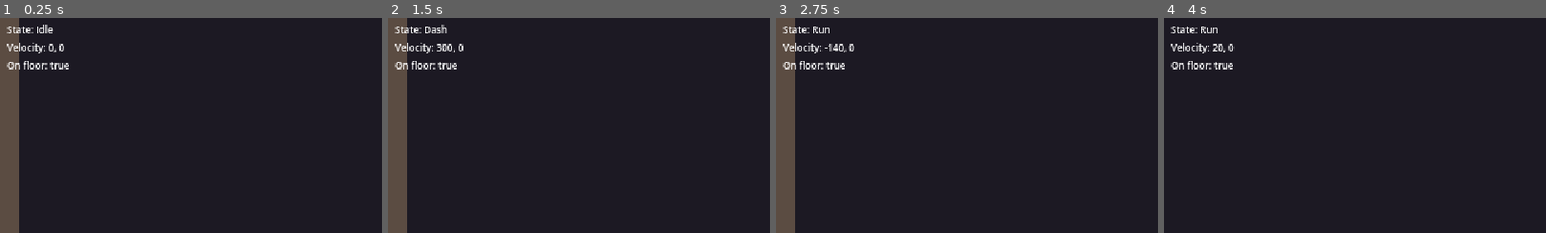
Above: before the commit, frames 1-4 (left to right).
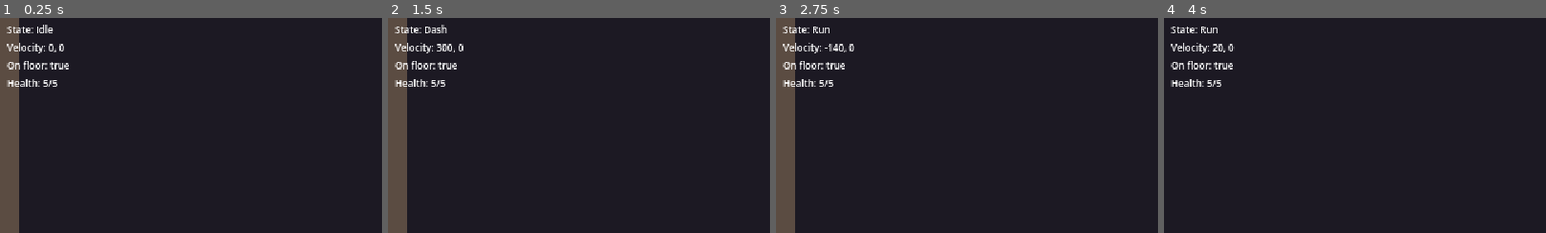
Above: after the commit, the same moments.

Repository: yuriisytnyk1996/The-Last-Sich
Game: Godot game, scene res://levels/test_room.tscn
Two runs of this game, one before a commit and one after it. Both use one fixed random seed, a clock stepped at 60 frames per second and the inputs below.
Inputs:
- Up to frame 1 (0.25 s): no input
- Up to frame 2 (1.5 s): tap Enter at 0.5 s; hold D (move_right) from 0.53 s (still down); tap J (attack) at 0.6 s; tap Space (jump) at 0.77 s; tap K (dash) at 1.35 s
- Up to frame 3 (2.75 s): tap Space (jump) at 1.52 s; release D (move_right) at 2.03 s; hold A (move_left) from 2.03 s (still down); tap J (attack) at 2.1 s
- Up to frame 4 (4 s): release A (move_left) at 2.78 s; hold D (move_right) from 2.78 s (still down); tap K (dash) at 2.85 s; tap Space (jump) at 3.02, 3.77 s; tap J (attack) at 3.6 s
The pictures show only the part of the screen within x 0-50%, y 0-50%; the shares and areas given below are measured in that part.

The runs differ from the first frame. In frame 1, 0.3% of the frame differs, in the area x 1-15%, y 28-32%; in frame 2, 0.3%; in frame 3, 0.3%; in frame 4, 0.3%.

Commit message:
feat(player): add health, hurt state with knockback, invincibility and death
The player now has a Health and a Hurtbox (enemy_attacks and hazards).
A hit knocks the player up and away with no control for a short time,
followed by blinking invincibility. At zero health the player enters a
Dead state and asks the room to respawn them at full health.

Hitboxes can be marked continuous so hazards hit again when a hurtbox's
invincibility ends while still inside them. The test room gains spikes.

Diff:
--- a/actors/player/player.gd
+++ b/actors/player/player.gd
@@ -42,7 +42,19 @@
 ## Diagonals below this give a side attack.
 @export_range(0.0, 1.0) var attack_vertical_threshold := 0.75
 
+@export_group("Hurt")
+## Seconds without control after a hit.
+@export var hurt_duration := 0.3
+## Speed away from the hit (x) and upward pop (y), in px/s.
+@export var hurt_knockback := Vector2(160.0, 140.0)
+## Immunity after a hit (s), counted from the hit. Outlasts `hurt_duration`.
+@export var invincibility_time := 1.0
+## Seconds the body lies still before the room respawns the player.
+@export var death_delay := 1.0
+
 var facing := 1
+## Direction of the last hit's knockback: 1 pushes right, -1 pushes left.
+var hurt_direction := 1
 
 var _coyote_timer := 0.0
 var _jump_buffer_timer := 0.0
@@ -57,6 +69,14 @@
 @onready var visual: Node2D = $Visual
 @onready var camera: Camera2D = $Camera2D
 @onready var state_machine: StateMachine = $StateMachine
+@onready var health: Health = $Health
+@onready var hurtbox: Hurtbox = $Hurtbox
+
+
+func _ready() -> void:
+	hurtbox.invincibility_time = invincibility_time
+	hurtbox.hurt.connect(_on_hurt)
+	health.died.connect(_on_died)
 
 
 func _physics_process(delta: float) -> void:
@@ -156,5 +176,24 @@
 func respawn(at: Vector2) -> void:
 	global_position = at
 	velocity = Vector2.ZERO
+	health.reset()
+	hurtbox.clear_invincibility()
 	camera.reset_smoothing.call_deferred()
 	state_machine.transition_to(PlayerState.IDLE)
+
+
+# --- Damage ---
+
+
+func _on_hurt(hitbox: Hitbox) -> void:
+	# Pushed the way the hit points; hazards that push straight up
+	# push away from their centre instead.
+	var direction := signf(hitbox.get_knockback().x)
+	if direction == 0.0:
+		direction = signf(global_position.x - hitbox.global_position.x)
+	hurt_direction = int(direction) if direction != 0.0 else -facing
+	state_machine.transition_to(PlayerState.HURT)
+
+
+func _on_died() -> void:
+	state_machine.transition_to(PlayerState.DEAD)
--- a/actors/player/player.tscn
+++ b/actors/player/player.tscn
@@ -11,6 +11,11 @@
 [ext_resource type="Script" path="res://actors/player/states/attacks/up_attack.gd" id="10_up_attack"]
 [ext_resource type="Script" path="res://actors/player/states/attacks/crouch_attack.gd" id="11_crouch_attack"]
 [ext_resource type="Script" path="res://components/combat/hitbox.gd" id="9_hitbox"]
+[ext_resource type="Script" path="res://actors/player/states/hurt.gd" id="12_hurt"]
+[ext_resource type="Script" path="res://actors/player/states/dead.gd" id="13_dead"]
+[ext_resource type="Script" path="res://components/combat/health.gd" id="14_health"]
+[ext_resource type="Script" path="res://components/combat/hurtbox.gd" id="15_hurtbox"]
+[ext_resource type="Script" path="res://components/combat/invincibility_blink.gd" id="16_blink"]
 
 [sub_resource type="RectangleShape2D" id="body_shape"]
 size = Vector2(12, 30)
@@ -23,6 +28,9 @@
 
 [sub_resource type="RectangleShape2D" id="crouch_attack_shape"]
 size = Vector2(22, 10)
+
+[sub_resource type="RectangleShape2D" id="hurtbox_shape"]
+size = Vector2(10, 26)
 
 [node name="Player" type="CharacterBody2D" groups=["player"]]
 collision_layer = 2
@@ -113,6 +121,25 @@
 mouse_filter = 2
 color = Color(0.95, 0.92, 0.8, 0.6)
 
+[node name="Health" type="Node" parent="."]
+script = ExtResource("14_health")
+
+[node name="Hurtbox" type="Area2D" parent="." node_paths=PackedStringArray("health")]
+collision_layer = 0
+collision_mask = 48
+monitorable = false
+script = ExtResource("15_hurtbox")
+health = NodePath("../Health")
+
+[node name="Shape" type="CollisionShape2D" parent="Hurtbox"]
+position = Vector2(0, -14)
+shape = SubResource("hurtbox_shape")
+
+[node name="InvincibilityBlink" type="Node" parent="." node_paths=PackedStringArray("hurtbox", "target")]
+script = ExtResource("16_blink")
+hurtbox = NodePath("../Hurtbox")
+target = NodePath("../Visual")
+
 [node name="Camera2D" type="Camera2D" parent="."]
 position = Vector2(0, -30)
 position_smoothing_enabled = true
@@ -148,3 +175,9 @@
 [node name="CrouchAttack" type="Node" parent="StateMachine" node_paths=PackedStringArray("hitbox")]
 script = ExtResource("11_crouch_attack")
 hitbox = NodePath("../../Visual/Attacks/Crouch")
+
+[node name="Hurt" type="Node" parent="StateMachine"]
+script = ExtResource("12_hurt")
+
+[node name="Dead" type="Node" parent="StateMachine"]
+script = ExtResource("13_dead")
--- /dev/null
+++ b/actors/player/states/dead.gd
@@ -0,0 +1,30 @@
+extends PlayerState
+## Health ran out. The body keeps its knockback, slides to a stop, and after
+## `death_delay` the player_died event asks the room to respawn the player.
+
+const DEAD_TINT := Color(0.45, 0.35, 0.35)
+
+var _time_left := 0.0
+var _announced := false
+
+
+func enter(_previous_state: StringName) -> void:
+	_time_left = player.death_delay
+	_announced = false
+	player.visual.modulate = DEAD_TINT
+
+
+func exit() -> void:
+	player.visual.modulate = Color.WHITE
+
+
+func physics_update(delta: float) -> void:
+	player.apply_gravity(delta)
+	if player.is_on_floor():
+		player.velocity.x = move_toward(player.velocity.x, 0.0, player.friction * delta)
+	player.move_and_slide()
+
+	_time_left -= delta
+	if _time_left <= 0.0 and not _announced:
+		_announced = true
+		Events.player_died.emit()
--- /dev/null
+++ b/actors/player/states/hurt.gd
@@ -0,0 +1,26 @@
+extends PlayerState
+## Knocked back by a hit. No control until `hurt_duration` ends.
+##
+## The player is thrown up and away from the hit and turns to face it.
+## Invincibility runs on the Hurtbox and outlasts this state, so the player
+## gets a moment to escape after control returns.
+
+var _time_left := 0.0
+
+
+func enter(_previous_state: StringName) -> void:
+	var direction := player.hurt_direction
+	player.set_facing(-direction)
+	player.velocity = Vector2(direction * player.hurt_knockback.x, -player.hurt_knockback.y)
+	_time_left = player.hurt_duration
+
+
+func physics_update(delta: float) -> void:
+	player.apply_gravity(delta)
+	if player.is_on_floor():
+		player.velocity.x = move_toward(player.velocity.x, 0.0, player.friction * delta)
+	player.move_and_slide()
+
+	_time_left -= delta
+	if _time_left <= 0.0:
+		finished.emit(ground_state() if player.is_on_floor() else FALL)
--- a/actors/player/states/player_state.gd
+++ b/actors/player/states/player_state.gd
@@ -10,6 +10,8 @@
 const SIDE_ATTACK := &"SideAttack"
 const UP_ATTACK := &"UpAttack"
 const CROUCH_ATTACK := &"CrouchAttack"
+const HURT := &"Hurt"
+const DEAD := &"Dead"
 
 @onready var player := owner as Player
 
--- a/components/combat/hitbox.gd
+++ b/components/combat/hitbox.gd
@@ -16,6 +16,9 @@
 ## with a negative scale.x.
 @export var knockback_direction := Vector2.RIGHT
 @export var active_on_start := false
+## Keeps hurting a hurtbox that stays inside it, each time that hurtbox's
+## invincibility ends. For hazards and contact damage, not for swings.
+@export var continuous := false
 
 var _active := false
 var _has_hit := false
--- a/components/combat/hurtbox.gd
+++ b/components/combat/hurtbox.gd
@@ -22,11 +22,29 @@
 
 
 func _physics_process(delta: float) -> void:
+	if _invincible_left <= 0.0:
+		return
 	_invincible_left = maxf(_invincible_left - delta, 0.0)
+	if _invincible_left == 0.0:
+		_recheck_continuous_hitboxes()
 
 
 func is_invincible() -> bool:
 	return _invincible_left > 0.0
+
+
+## Ends invincibility early, for example on respawn.
+func clear_invincibility() -> void:
+	_invincible_left = 0.0
+
+
+## A continuous hitbox (spikes) we are still standing in hits again.
+func _recheck_continuous_hitboxes() -> void:
+	for area in get_overlapping_areas():
+		var hitbox := area as Hitbox
+		if hitbox and hitbox.continuous:
+			_on_area_entered(hitbox)
+			return
 
 
 func _on_area_entered(area: Area2D) -> void:
--- /dev/null
+++ b/components/combat/invincibility_blink.gd
@@ -0,0 +1,24 @@
+class_name InvincibilityBlink
+extends Node
+## Blinks a visual while a Hurtbox is invincible.
+##
+## Drop it next to a Hurtbox and point it at the node to blink. Works for
+## any actor that has invincibility frames.
+
+@export var hurtbox: Hurtbox
+@export var target: CanvasItem
+## Seconds per on/off step.
+@export var interval := 0.06
+
+var _time := 0.0
+
+
+func _process(delta: float) -> void:
+	if hurtbox == null or target == null:
+		return
+	if not hurtbox.is_invincible():
+		_time = 0.0
+		target.visible = true
+		return
+	_time += delta
+	target.visible = int(_time / interval) % 2 == 0
--- a/levels/test_room.tscn
+++ b/levels/test_room.tscn
@@ -5,6 +5,7 @@
 [ext_resource type="Script" path="res://ui/debug/debug_label.gd" id="3_debug"]
 [ext_resource type="Script" path="res://ui/version_label.gd" id="4_version"]
 [ext_resource type="PackedScene" path="res://actors/training_dummy/training_dummy.tscn" id="5_dummy"]
+[ext_resource type="Script" path="res://components/combat/hitbox.gd" id="6_hitbox"]
 
 [sub_resource type="RectangleShape2D" id="shape_GroundLeft"]
 size = Vector2(560, 40)
@@ -32,6 +33,9 @@
 
 [sub_resource type="RectangleShape2D" id="shape_LedgeHigh"]
 size = Vector2(100, 16)
+
+[sub_resource type="RectangleShape2D" id="shape_spikes"]
+size = Vector2(40, 8)
 
 [sub_resource type="RectangleShape2D" id="shape_kill"]
 size = Vector2(200, 40)
@@ -173,6 +177,30 @@
 offset_bottom = 8.0
 mouse_filter = 2
 color = Color(0.36, 0.3, 0.26, 1)
+
+[node name="Hazards" type="Node2D" parent="."]
+
+[node name="Spikes" type="Area2D" parent="Hazards"]
+position = Vector2(760, 316)
+collision_layer = 32
+collision_mask = 0
+monitoring = false
+script = ExtResource("6_hitbox")
+knockback_force = 0.0
+knockback_direction = Vector2(0, -1)
+active_on_start = true
+continuous = true
+
+[node name="Shape" type="CollisionShape2D" parent="Hazards/Spikes"]
+shape = SubResource("shape_spikes")
+
+[node name="Visual" type="ColorRect" parent="Hazards/Spikes"]
+offset_left = -20.0
+offset_top = -4.0
+offset_right = 20.0
+offset_bottom = 4.0
+mouse_filter = 2
+color = Color(0.75, 0.2, 0.2, 1)
 
 [node name="KillZone" type="Area2D" parent="."]
 position = Vector2(620, 400)
--- a/ui/debug/debug_label.gd
+++ b/ui/debug/debug_label.gd
@@ -9,11 +9,13 @@
 	if player == null or player.state_machine.state == null:
 		return
 	text = (
-		"State: %s\nVelocity: %d, %d\nOn floor: %s"
+		"State: %s\nVelocity: %d, %d\nOn floor: %s\nHealth: %d/%d"
 		% [
 			player.state_machine.state.name,
 			player.velocity.x,
 			player.velocity.y,
 			player.is_on_floor(),
+			player.health.current,
+			player.health.max_health,
 		]
 	)
Not shown, added: actors/player/states/dead.gd.uid
Not shown, added: actors/player/states/hurt.gd.uid
Not shown, added: components/combat/invincibility_blink.gd.uid
Not shown, changed: docs/architecture/events.md
Not shown, changed: docs/guide/project-structure.md
Not shown, changed: docs/roadmap.md
Not shown, changed: docs/systems/combat.md
Not shown, changed: docs/systems/player.md
Not shown, changed: docs/systems/rooms.md
